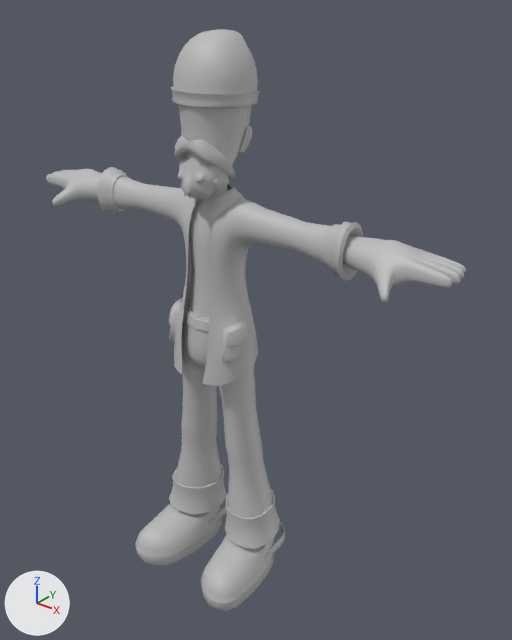
The FBX model Capstone/Assets/3D Assets/3danim for mainmenu/rico_sitting.fbx as it was, and as the next commit left it.
Camera for both pictures: a 50 mm lens placed at (0.0796, -0.0888, 0.1116), pointed at (0.0057, 0.0036, 0.0543). Lighting does not change. The marker at lower left points along +X, +Y and +Z. Where no turn or scale is listed for an object, it has been applied to the vertices.

The first picture shows 'body2', 'bonnet', 'crocs', 'goatie', 'head3', 'jacket', 'mustache', 'pants'.
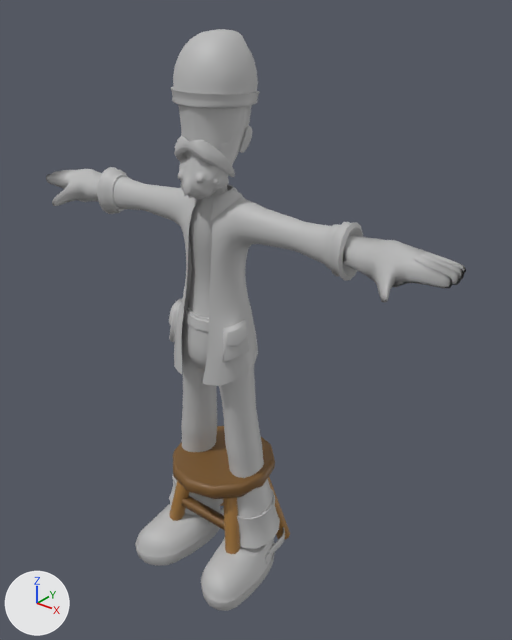
Changed parts and their boxes [x1, y1, x2, y2] in the pictures (512 x 640 px):
'pCylinder2', added (brown): after [169, 426, 290, 554]
    faces in mat_lambert3 (brown #79562a): [173, 426, 275, 530]
    faces in mat_lambert2 (brown #a2753a): [169, 477, 290, 554]
part 1 of me_mesh_002, shading changed: [46, 169, 466, 318] in both

The edits, one by one:
Material 'lambert2' (mat_lambert2) is new.
Its base color is (0.359, 0.178, 0.0422) (brown #a2753a).
Material 'lambert3' (mat_lambert3) is new.
Its base color is (0.192, 0.0941, 0.0235) (brown #79562a).
me_mesh_002 has 1776 vertices, 1732 faces and spans x -0.0452..0.0452, y -0.0073..0.0032, z 0.0558..0.0838.
me_mesh_002 is used by ob_body2; location (0.0, 0.0, 0.0).
me_mesh_002 part 1: edges marked sharp go from 0 to 96.
Mesh me_mesh_009 is new.
It has 160 vertices, 110 faces and spans x -0.0107..0.0107, y -0.011..0.011, z -0.0117..0.0117.
Faces by material slot: [62, 48].
It uses material mat_lambert3 (brown #79562a).
It uses material mat_lambert2 (brown #a2753a).
Object 'pCylinder2' (ob_pcylinder2) is new; it shows me_mesh_009.
Its location is (0.0, 0.0, 0.012).
